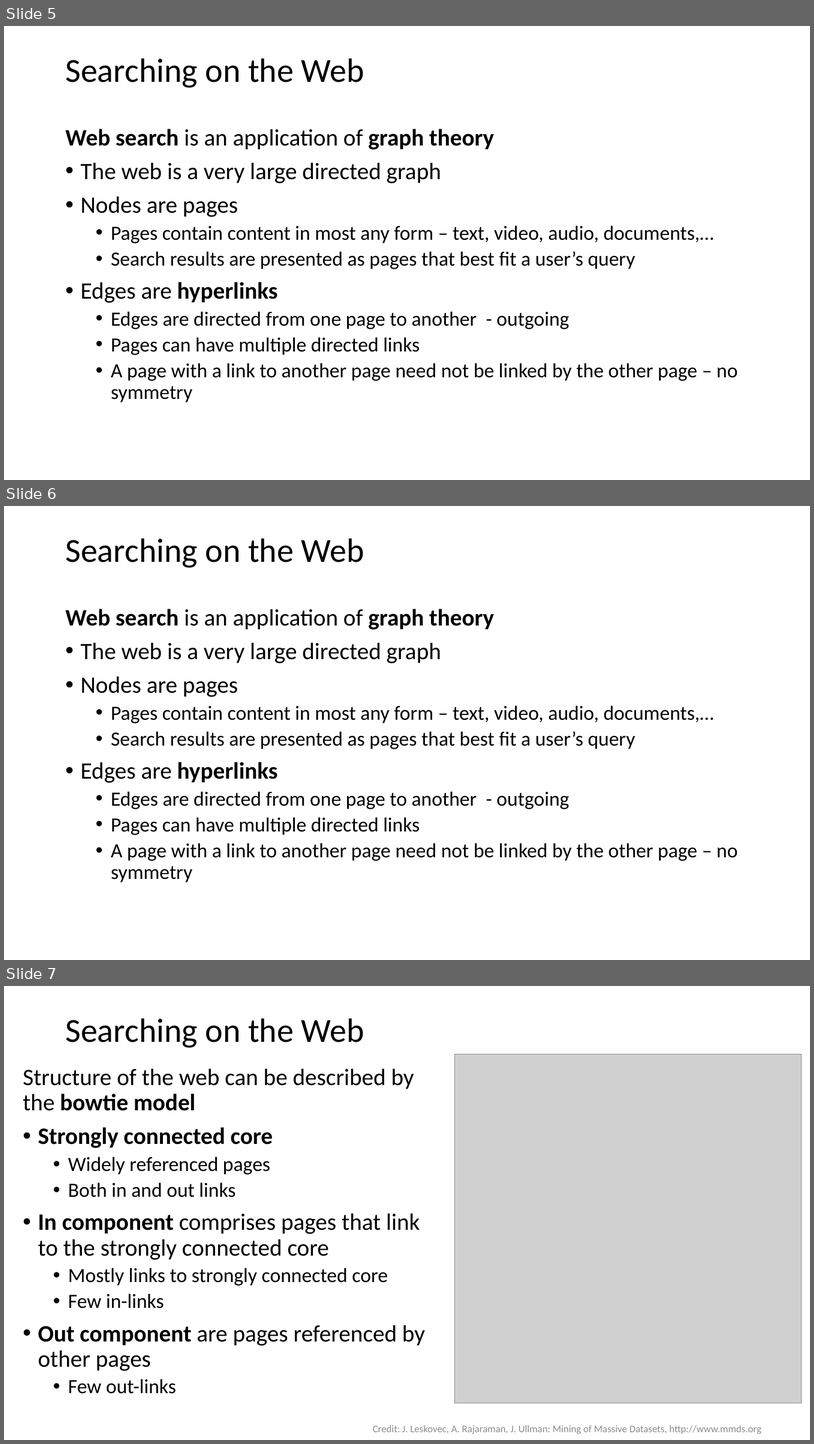
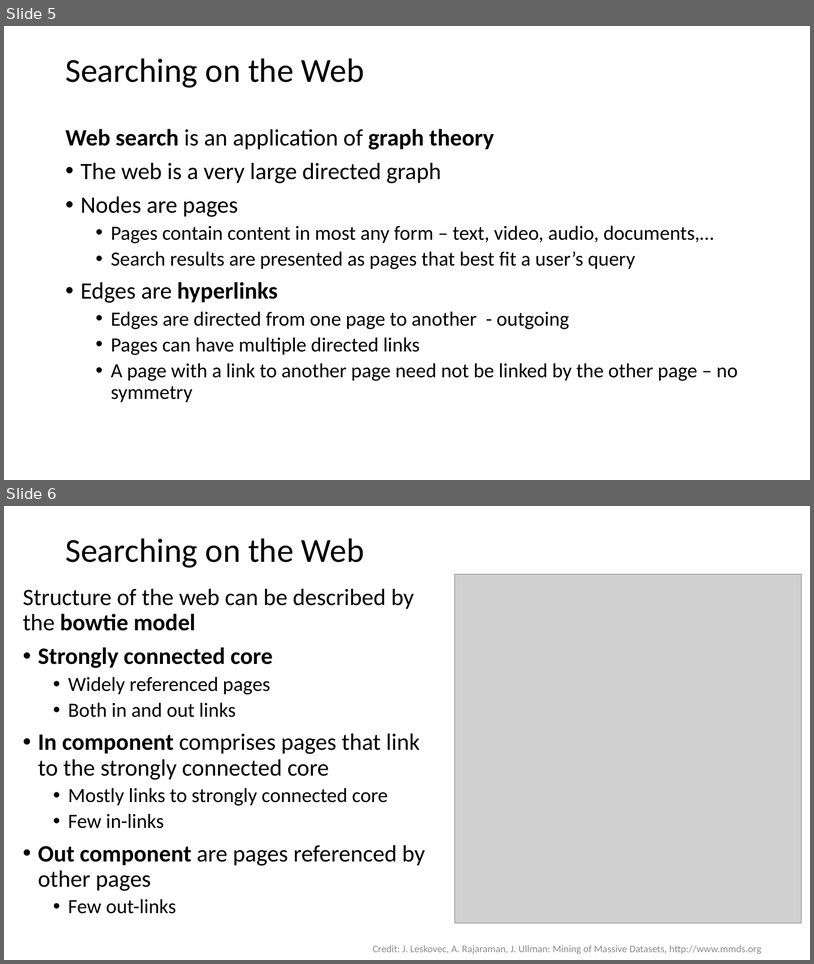
Before and after one commit to StephenElston/CSCI-E-108, a slide deck: slides/5_WebSearching.pptx. Shown one above the other, each under a label of ours: slides 5, 6 and 7 before the commit, slides 5 and 6 after it. The pictures are 814x1444 and 814x964 pixels, drawn with LibreOffice and Linux fonts; fonts in the diff are those of the drawing; grey boxes stand for pictures. Boxes give left, top, right and bottom in pixels: in the first picture for what was removed or moved away, otherwise in the second. Text is boxed around its words. In the diff, an @@ line names an element or a change of style, - is before the commit and + after.

Commit message:
Added content to slides

```diff
--- a/slides/5_WebSearching.pptx
+++ b/slides/5_WebSearching.pptx
@@ slide 6 removed at [4,506,810,960], background #FFFFFF @@
@@ title removed at [65,538,365,568] @@
-Searching on the Web
@@ text removed at [65,609,738,882] @@
-Web search is an application of graph theory
-• The web is a very large directed graph
-• Nodes are pages
-  • Pages contain content in most any form – text, video, audio, documents,…
-  • Search results are presented as pages that best fit a user’s query
-• Edges are hyperlinks
-  • Edges are directed from one page to another - outgoing
-  • Pages can have multiple directed links
-  • A page with a link to another page need not be linked by the other page – no symmetry
@@ what was slide 7 is now slide 6 @@
```
Also in this commit, not shown: 4 slides changed, 11 slides added.
